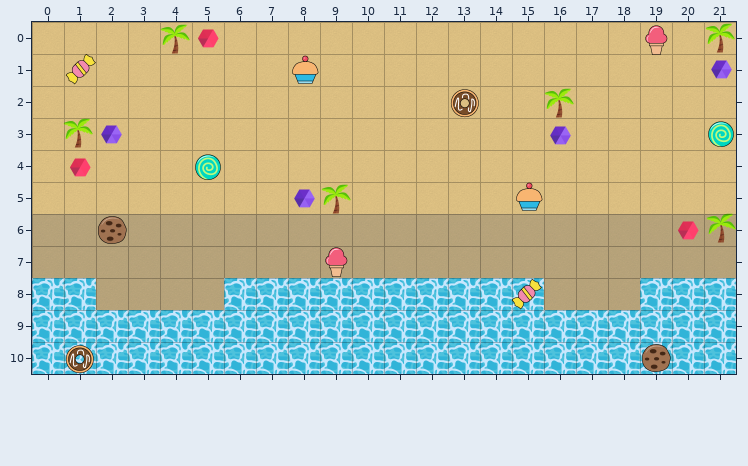
Tiled map: packages/playground/src/assets/level4.tmx. Above: the version before the commit.
Cells are 64x64 px. Shown: x 0..21, y 0..10.
After the commit:
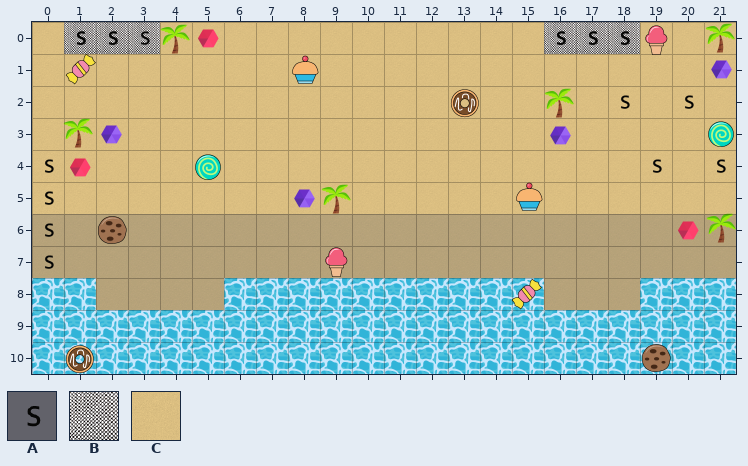
Key: from "my_simple_game": A 10, B 11, C 13.
_ is an empty cell, . an unchanged one.
Objects are placed by their top-left corner, in cells (3,4 is the top-left corner of cell 3,4); size is 1x1 cell unless given.
Diff:
--- layer "ground"
@@ x 1..18 @@
- 0 CCC............CCC
+ 0 BBB............BBB
--- layer "region" (added)
+A at 16,0
+A at 17,0
+A at 18,0
+A at 1,0
+A at 2,0
+A "team_1" at 3,0
+A "team_1" at 2,0
+A "team_1" at 1,0
+A "team_2" at 16,0
+A "team_2" at 17,0
+A "team_2" at 18,0
+A "5" at 18,2
+A "7" at 20,2
+A "8" at 0,4
+A "3" at 19,4
+A "1" at 21,4
+A "4" at 0,5
+A "2" at 0,6
+A "0" at 0,7
Boxes around the changes in both pictures, in picture pixels (x1, y1, x2, y2):
changed: (64, 22, 160, 54)
changed: (544, 22, 640, 54)
added: (621, 95, 630, 109)
added: (685, 95, 694, 109)
added: (45, 159, 54, 269)
added: (653, 159, 662, 173)
added: (717, 159, 726, 173)
